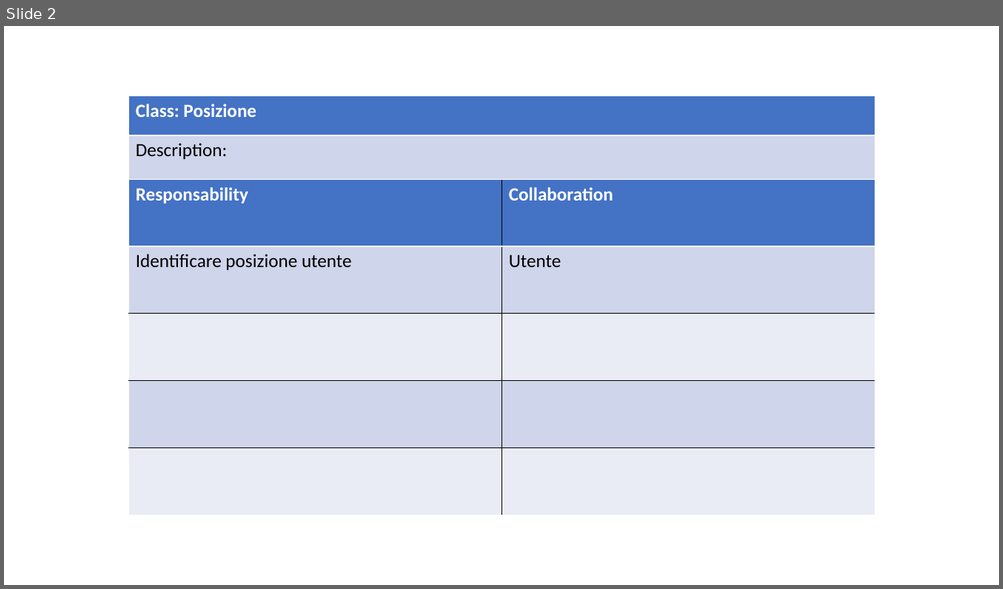
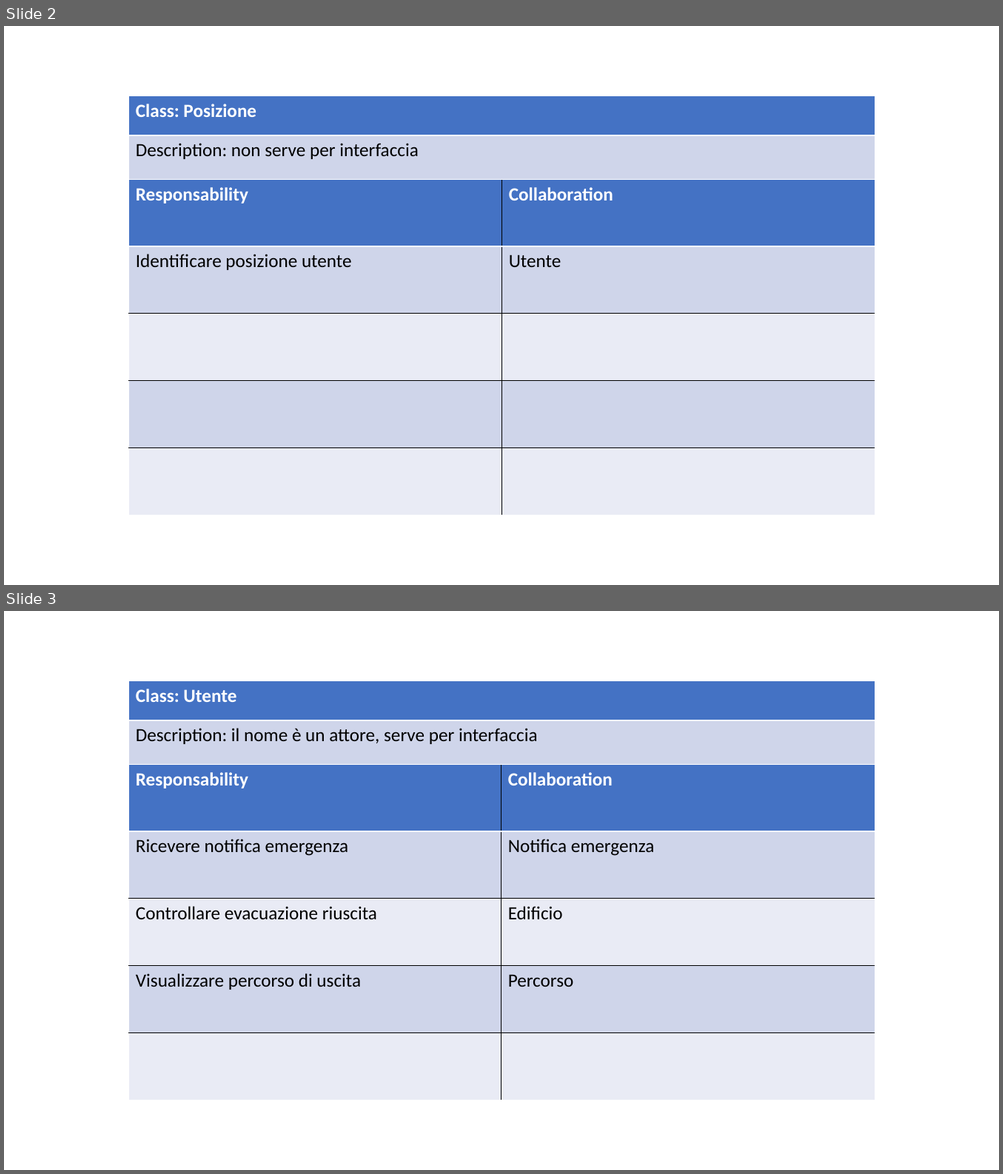
Before and after one commit to ecorradini/ProgettoIDS, a slide deck: AnalisiRequisiti/CRC/UT4/crc.ppt. Shown one above the other, each under a label of ours: slide 2 before the commit, slides 2 and 3 after it. The pictures are 1003x589 and 1003x1174 pixels, drawn with LibreOffice and Linux fonts; fonts in the diff are those of the drawing. Boxes give left, top, right and bottom in pixels: in the first picture for what was removed or moved away, otherwise in the second. Text is boxed around its words. In the diff, an @@ line names an element or a change of style, - is before the commit and + after.

```diff
--- a/AnalisiRequisiti/CRC/UT4/crc.ppt
+++ b/AnalisiRequisiti/CRC/UT4/crc.ppt
@@ slide 3 added at [4, 611, 999, 1170], background #FFFFFF @@
@@ table added at [128, 681, 874, 764], 2 rows, 1 columns @@
+Class: Utente
+Description: il nome è un attore, serve per interfaccia
@@ table added at [128, 764, 874, 1100], 5 rows, 2 columns @@
+Responsability | Collaboration
+Ricevere notifica emergenza | Notifica emergenza
+Controllare evacuazione riuscita | Edificio
+Visualizzare percorso di uscita | Percorso
+ | 
@@ slide 2 changed as well @@
@@ table at [128, 96, 874, 179] @@
-row 2, column 1: Description:
+row 2, column 1: Description: non serve per interfaccia
```
Also in this commit, not shown: 4 other slides changed, 4 other slides added, 1 other file.
